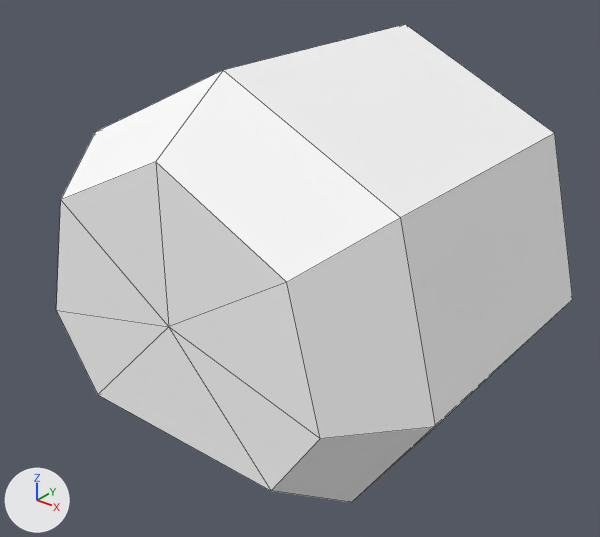
The FBX model PolygonSnakeUnity/Assets/Meshes/Sepents/SerpentBasic_Corps.FBX: old version first, new version second.
One viewpoint serves both versions: a 50 mm lens placed at (0.943, -1.254, 1.043), pointed at (-0.015, -0.057, 0.3). The lights are fixed; the arrows at lower left show +X, +Y and +Z. Mesh edges are drawn as thin lines. Where no turn or scale is listed for an object, it has been applied to the vertices.

Objects in the first picture: 'SerpentBasic_Corps'.
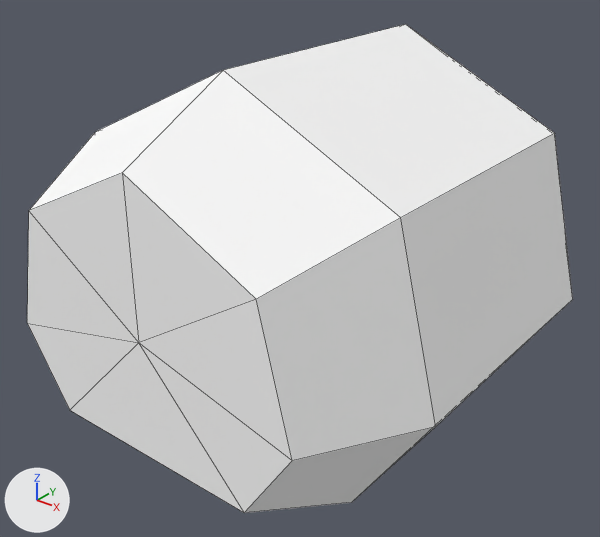
Location of each change, [x1, y1, x2, y2] in pixels of the pictures (600 x 537 px; the box of a moved part takes in the faces that stretch with it):
'SerpentBasic_Corps', reshaped: before [56, 24, 573, 502]; after [27, 24, 573, 513]
part 1 of me_mesh, moved or reshaped: before [56, 70, 434, 502]; after [27, 70, 434, 513]

Diff of the bpy script that builds the scene:
```diff
--- a/PolygonSnakeUnity/Assets/Meshes/Sepents/SerpentBasic_Corps.FBX.py
+++ b/PolygonSnakeUnity/Assets/Meshes/Sepents/SerpentBasic_Corps.FBX.py
@@ me_mesh @@
 me_mesh.from_pydata(...)  # 30 vertices, 35 faces; spans x -0.436..0.436, y -0.433..0.433, z 0.0..0.745
 # used by ob_serpentbasic_corps; location = (0.0, 0.0, 0.0)
 # before: 21 (-0.325, -0.433, 0.259) at pixel (56, 310), 22 (-0.225, -0.433, 0.103) at pixel (97, 394), 23 (0.225, -0.433, 0.103) at pixel (271, 490), 24 (0.325, -0.433, 0.258) at pixel (320, 438), 25 (0.262, -0.433, 0.505) at pixel (286, 282)
 # before: 26 (0.0, -0.433, 0.631) at pixel (155, 161), 27 (-0.262, -0.433, 0.505) at pixel (60, 199), 29 (0.0, -0.433, 0.337) at pixel (168, 326)
+# me_mesh part 1
+for i in [*range(21, 28), 29]: me_mesh.vertices[i].co += Vector((0.0, -0.067, 0.0))
 me_mesh.materials.append(mat_skin0)
```
